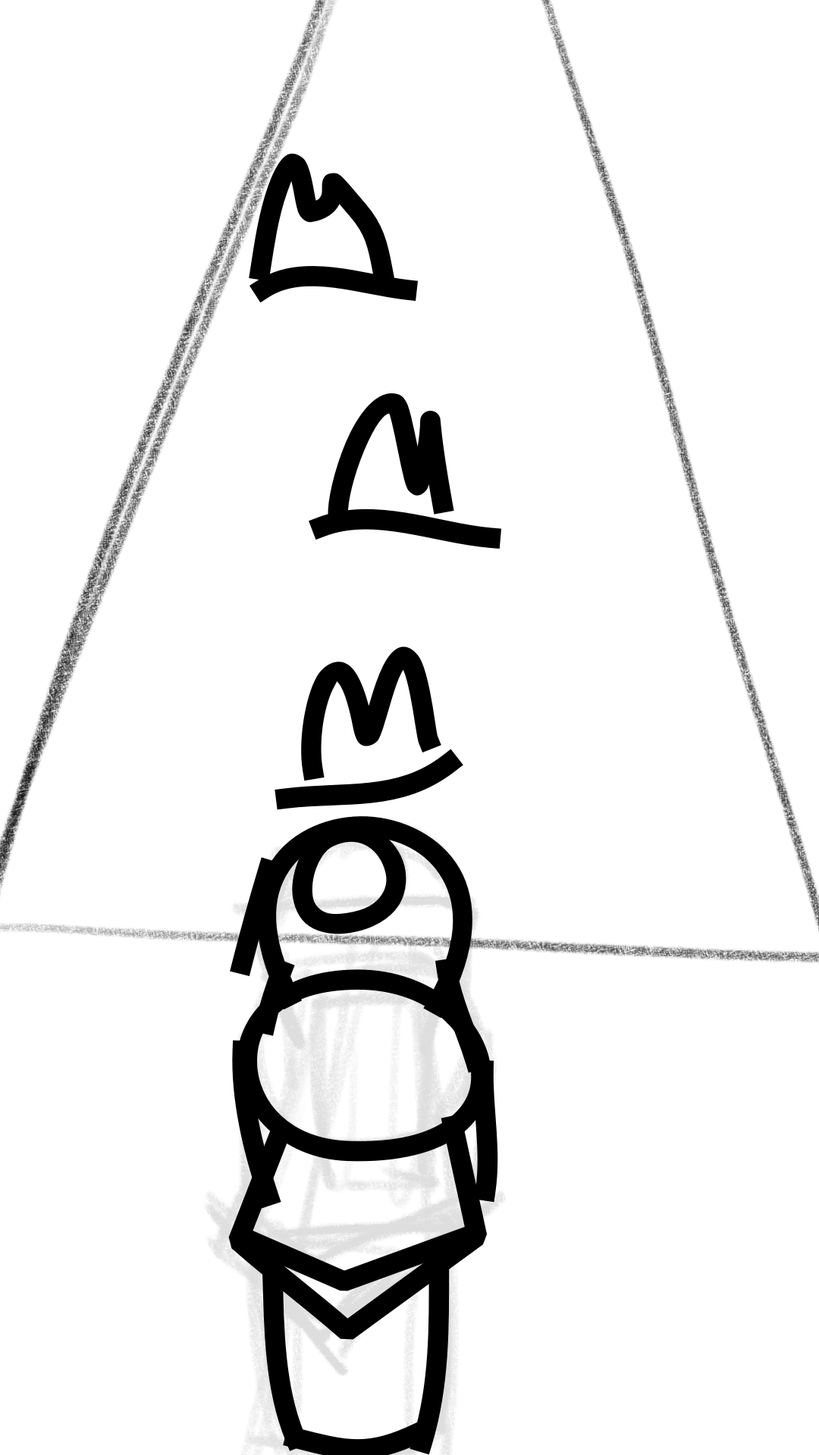
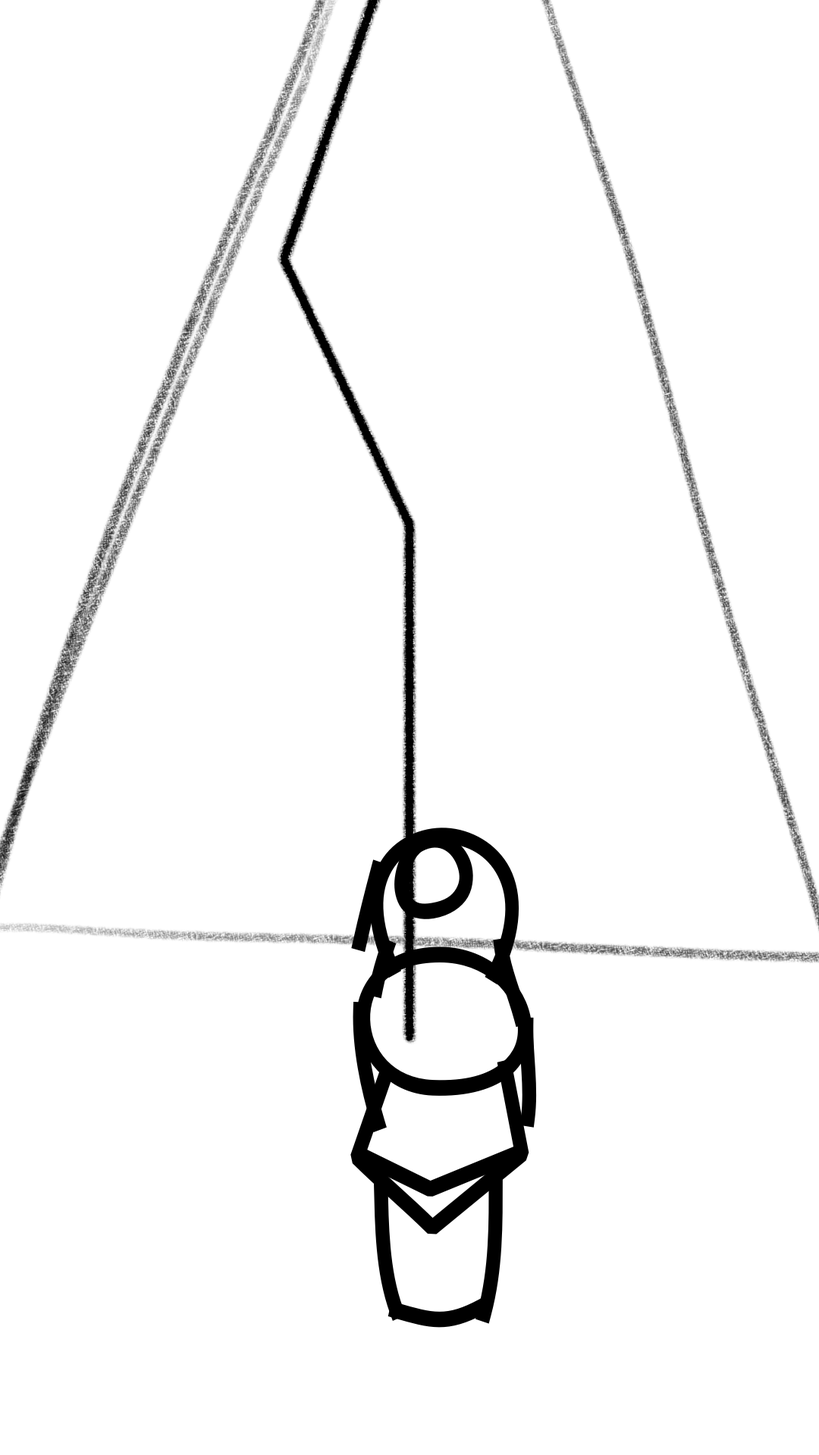
Layer changes from the first 819 × 1455 image to the second:
hid "Paint Layer 6", painted on it over [203, 436, 534, 1455]
added layer "Paint Layer 12" in group "character" over [229, 0, 437, 1068]
painted on "Paint Layer 5" over [203, 0, 537, 1359]
